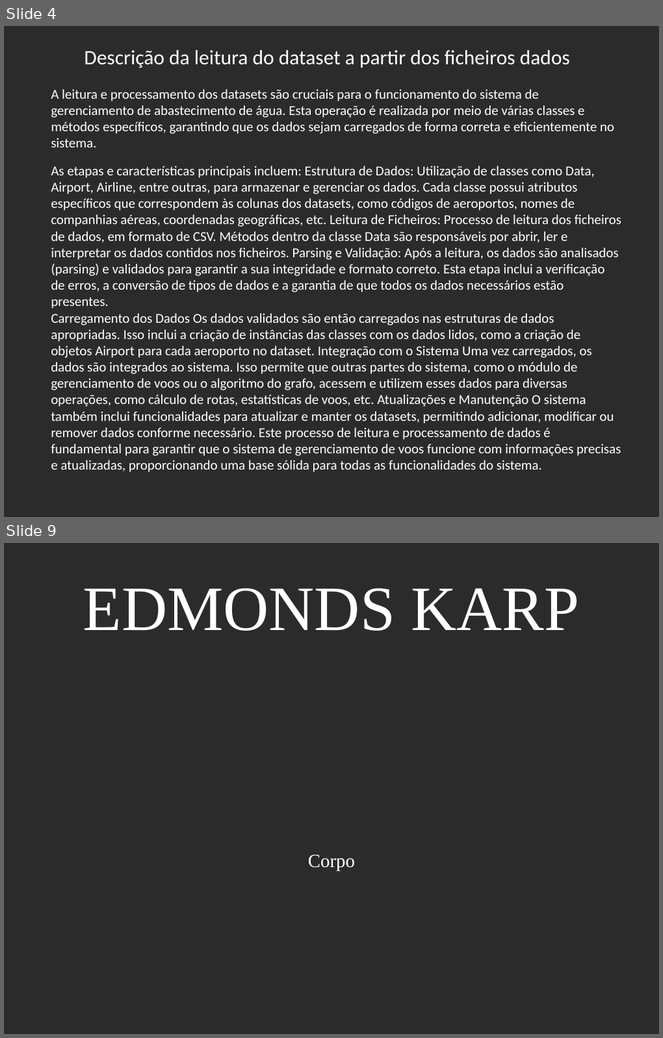
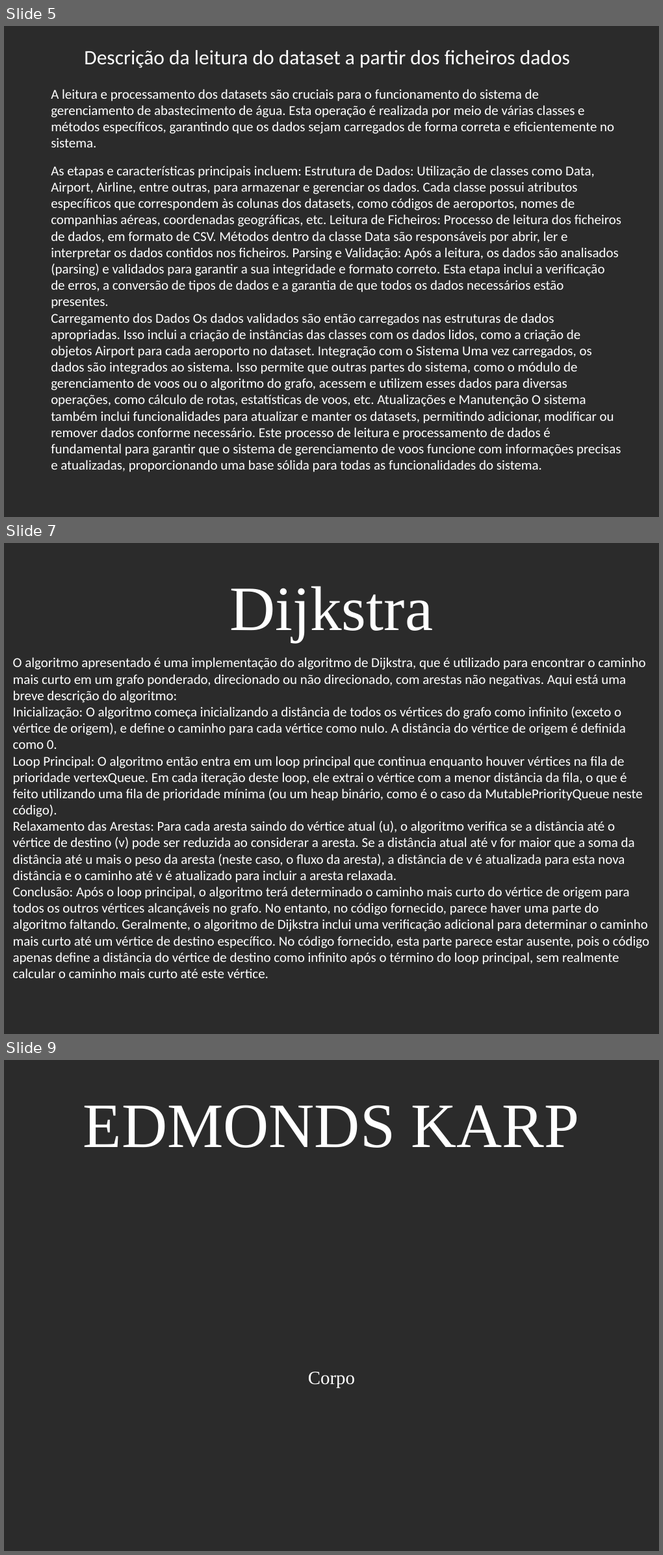
Before and after one commit to AngeloOliveira2004/DA_1st_Project, a slide deck: Neat Water Supply Presentation.pptx. Shown one above the other, each under a label of ours: slides 4 and 9 before the commit, slides 5, 7 and 9 after it; the slides between them are not shown. The pictures are 663x1038 and 663x1555 pixels, drawn with LibreOffice and Linux fonts; fonts in the diff are those of the drawing; background and template pictures are left out; a plain dark background stands for a picture behind light text. Boxes give left, top, right and bottom in pixels: in the first picture for what was removed or moved away, otherwise in the second. Text is boxed around its words. In the diff, an @@ line names an element or a change of style, - is before the commit and + after.

Commit message:
adding ppt

```diff
--- a/Neat Water Supply Presentation.pptx
+++ b/Neat Water Supply Presentation.pptx
@@ slide 7 added at box(4, 543, 659, 1034), background picture (left out) @@
@@ text added at box(230, 586, 433, 642), 74 pt, text #FFFFFF @@
+Dijkstra
@@ text added at box(13, 657, 649, 979), 16 pt, text #FFFFFF @@
+O algoritmo apresentado é uma implementação do algoritmo de Dijkstra, que é utilizado para encontrar o caminho mais curto em um grafo ponderado, direcionado ou não direcionado, com arestas não negativas. Aqui está uma breve descrição do algoritmo:
+Inicialização: O algoritmo começa inicializando a distância de todos os vértices do grafo como infinito (exceto o vértice de origem), e define o caminho para cada vértice como nulo. A distância do vértice de origem é definida como 0.
+Loop Principal: O algoritmo então entra em um loop principal que continua enquanto houver vértices na fila de prioridade vertexQueue. Em cada iteração deste loop, ele extrai o vértice com a menor distância da fila, o que é feito utilizando uma fila de prioridade mínima (ou um heap binário, como é o caso da MutablePriorityQueue neste código).
+Relaxamento das Arestas: Para cada aresta saindo do vértice atual (u), o algoritmo verifica se a distância até o vértice de destino (v) pode ser reduzida ao considerar a aresta. Se a distância atual até v for maior que a soma da distância até u mais o peso da aresta (neste caso, o fluxo da aresta), a distância de v é atualizada para esta nova distância e o caminho até v é atualizado para incluir a aresta relaxada.
+Conclusão: Após o loop principal, o algoritmo terá determinado o caminho mais curto do vértice de origem para todos os outros vértices alcançáveis no grafo. No entanto, no código fornecido, parece haver uma parte do algoritmo faltando. Geralmente, o algoritmo de Dijkstra inclui uma verificação adicional para determinar o caminho mais curto até um vértice de destino específico. No código fornecido, esta parte parece estar ausente, pois o código apenas define a distância do vértice de destino como infinito após o término do loop principal, sem realmente calcular o caminho mais curto até este vértice.
@@ what was slide 4 is now slide 5 @@
```
Also in this commit, not shown: 3 other slides added, 4 slides removed.
